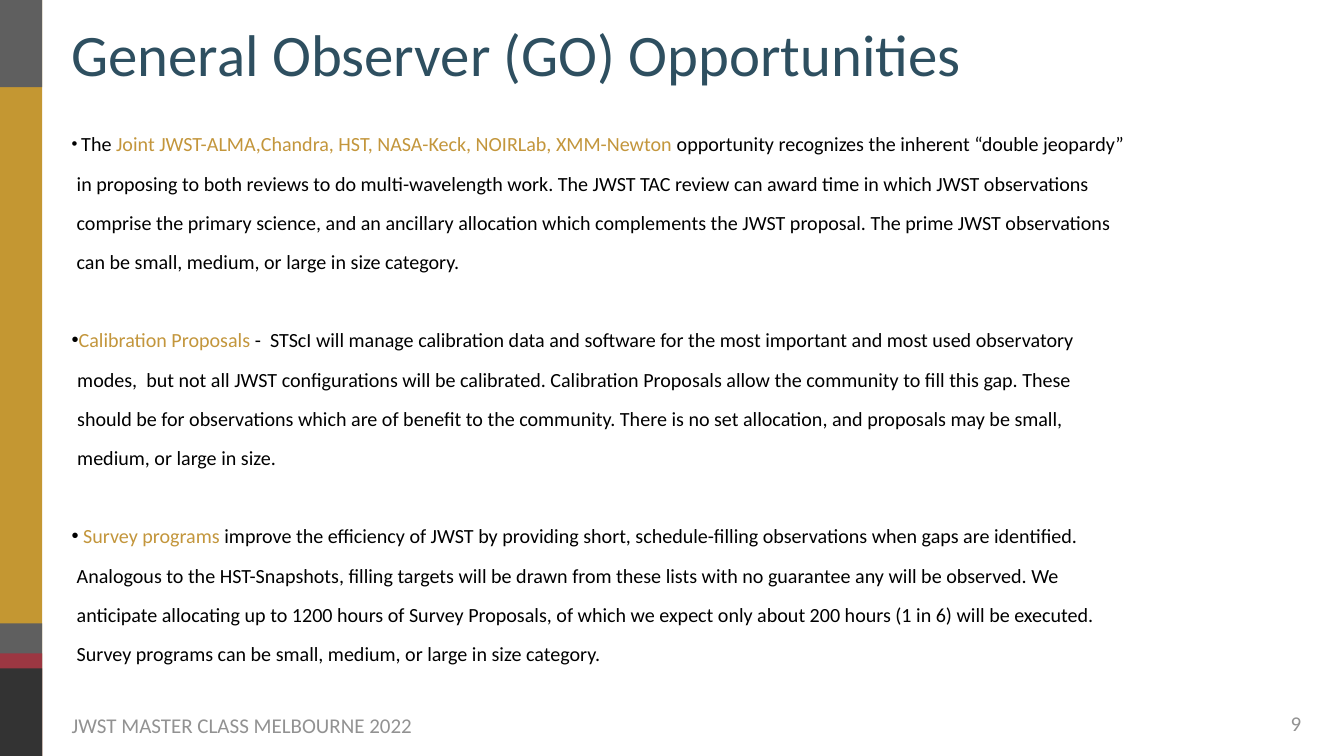
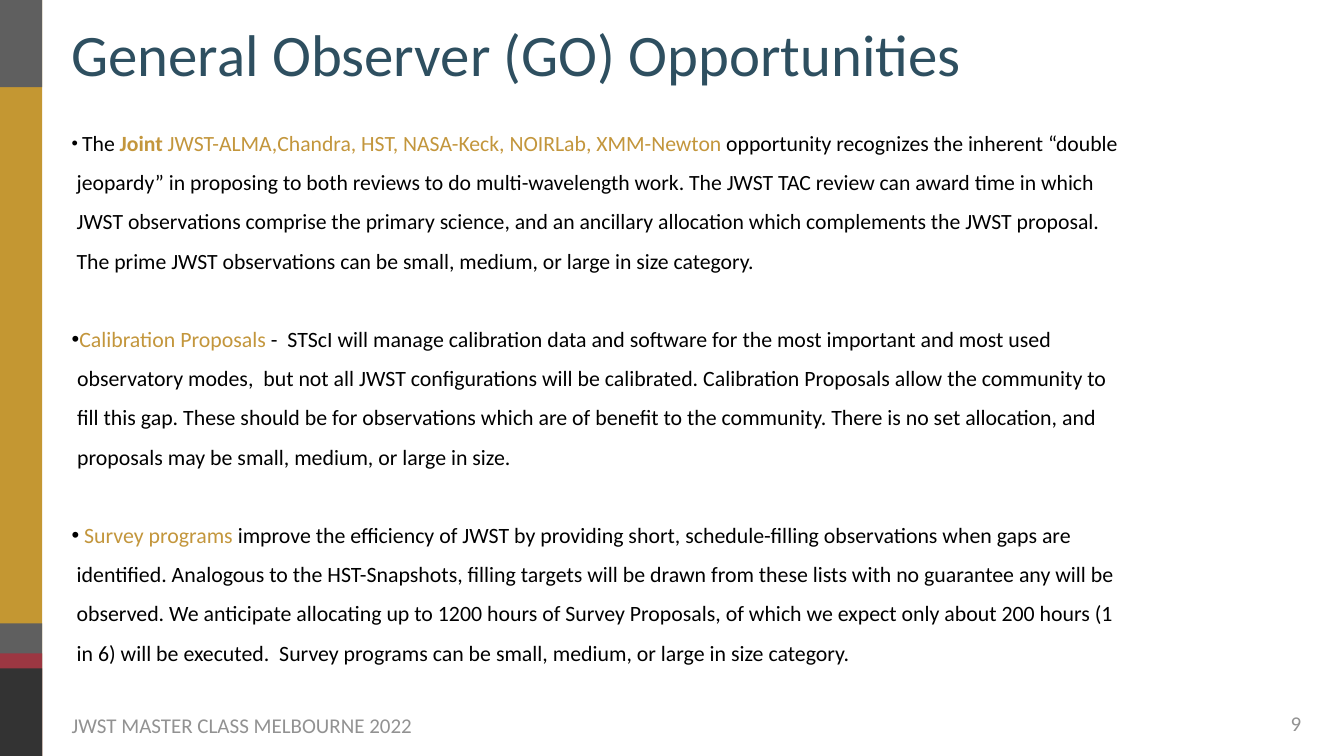
Before and after one commit to themiyan/jwst_masterclass_melbourne_2022, a slide deck: slide 9 of Presentations_Main/03_JWST_Cycle2_Proposals.pptx. Drawn at 1344x756 pixels with LibreOffice and Linux fonts; fonts in the diff are those of the drawing; background and template pictures are left out. Boxes give left, top, right and bottom in pixels: in the first picture for what was removed or moved away, otherwise in the second. Text is boxed around its words. In the diff, an @@ line names an element or a change of style, - is before the commit and + after.

```diff
--- a/Presentations_Main/03_JWST_Cycle2_Proposals.pptx
+++ b/Presentations_Main/03_JWST_Cycle2_Proposals.pptx
@@ text "The Joint JWST-ALMA,Chandra, HST, NASA-Keck, ..." at [77, 135, 1117, 665]: size 28.7 to 31 pt in "The Joint JWST-ALMA,Chandra, HST, NASA-Keck, NOIRLab, XMM-Ne ..."; bold on in "Joint"; size 28.7 to 31.2 pt in "Calibration Proposals - STScI will manage calibration ...", "Survey programs improve the efficiency of JWST ..." @@
```
Also in this commit, not shown: 11 other slides changed, 1 slide added.
